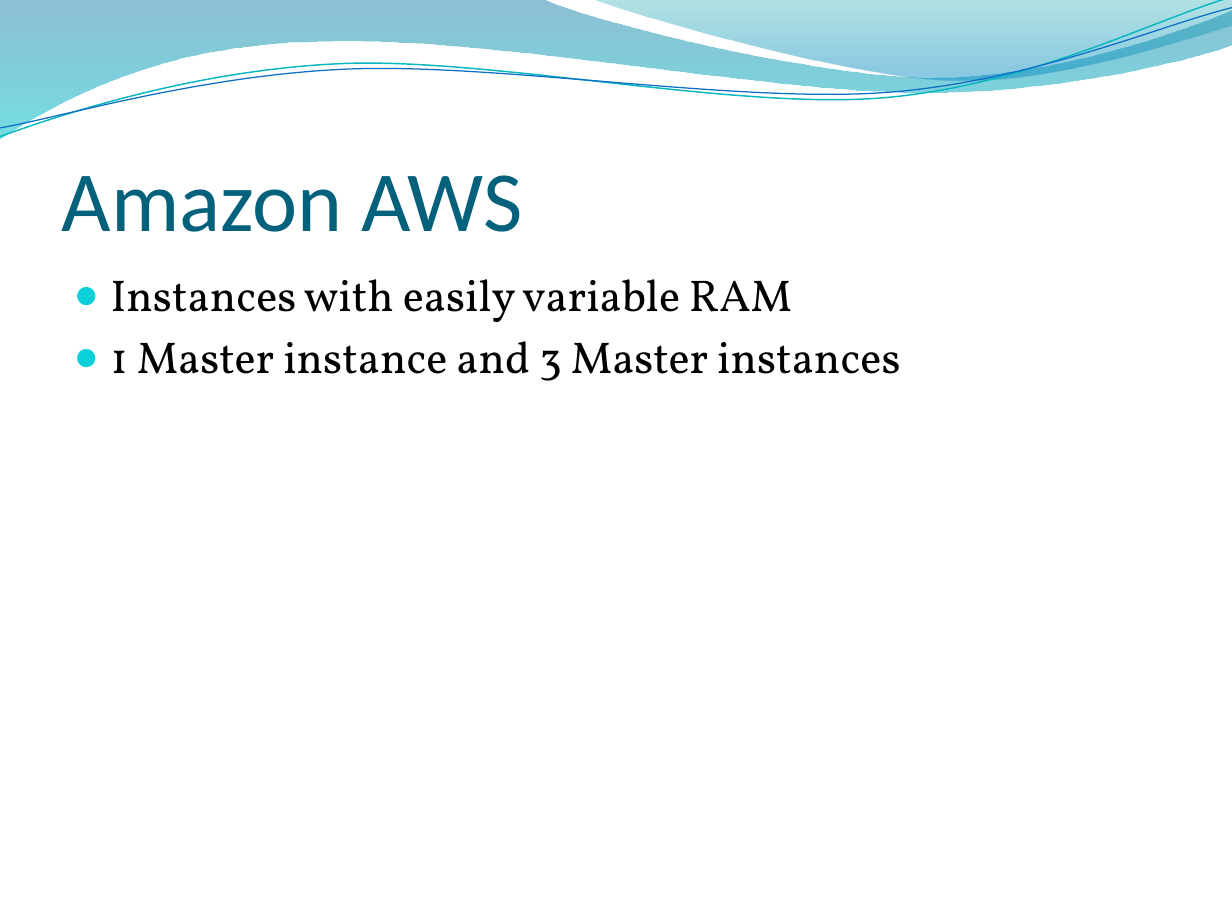
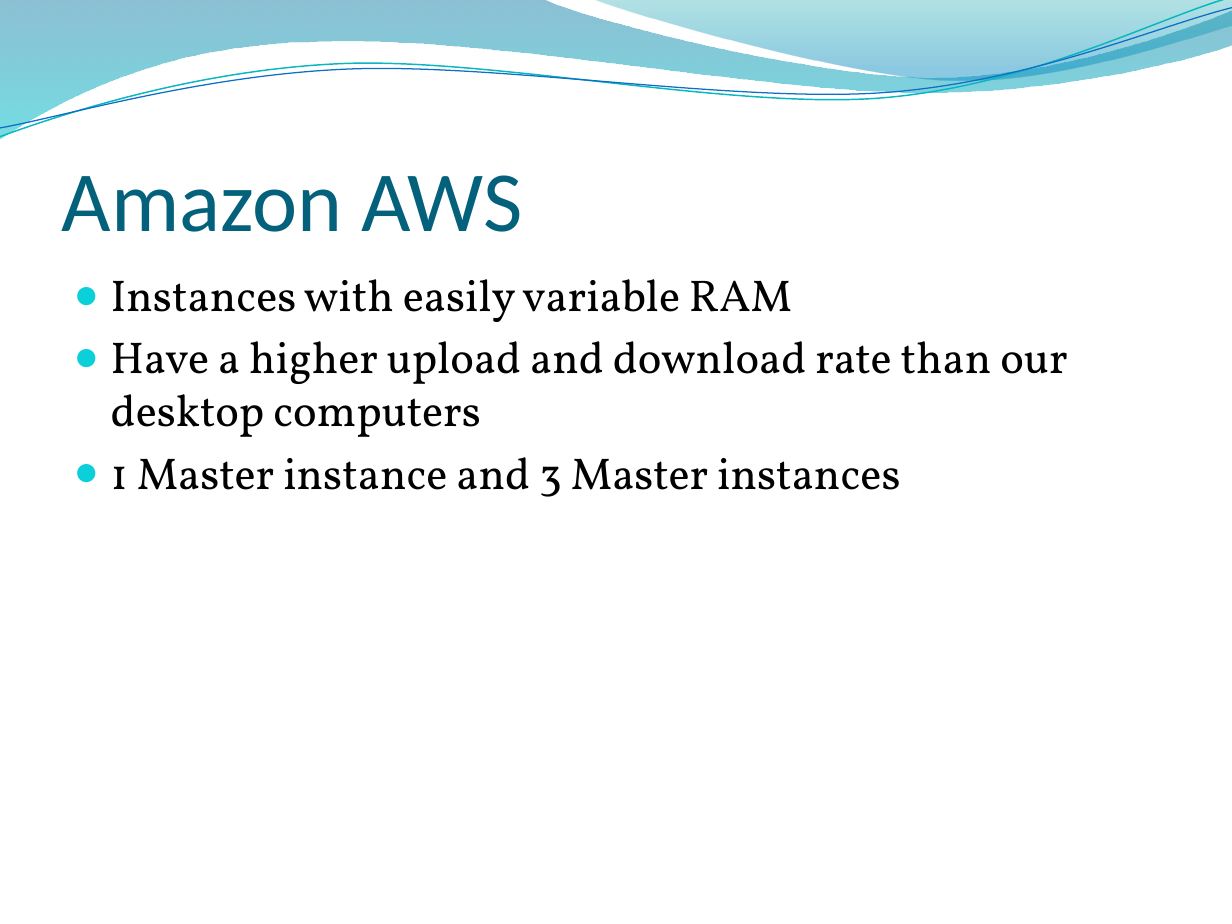
Before and after one commit to Brad94/Team2CIProject, a slide deck: slide 20 of Presentation.pptx (slide 19 before the commit). Drawn at 1232x924 pixels with LibreOffice and Linux fonts; fonts in the diff are those of the drawing; background and template pictures are left out. Boxes give left, top, right and bottom in pixels: in the first picture for what was removed or moved away, otherwise in the second. Text is boxed around its words. In the diff, an @@ line names an element or a change of style, - is before the commit and + after.

```diff
--- a/Presentation.pptx
+++ b/Presentation.pptx
@@ text at (x1=111, y1=341, x2=1067, y2=437): paragraph added @@
+● Have a higher upload and download rate than our desktop computers
```
Also in this commit, not shown: 8 other slides changed, 5 slides added.
